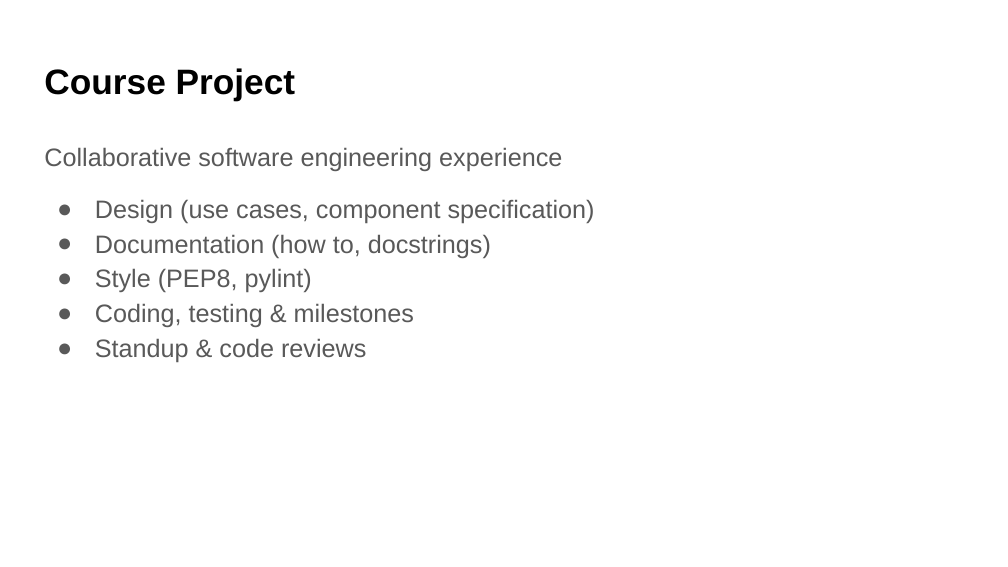
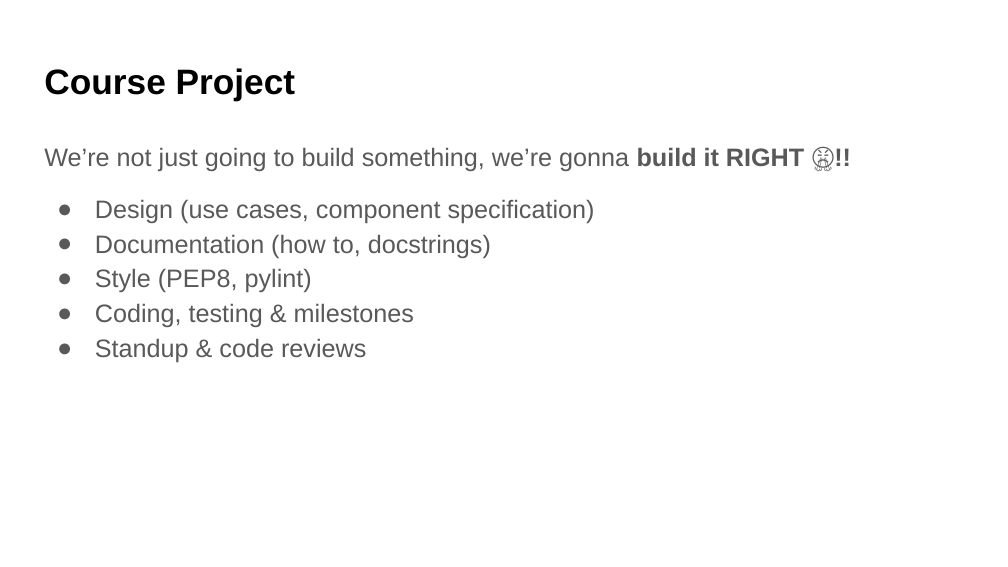
Before and after one commit to UWDATA515/lecture-materials, a slide deck: slide 8 of 01/DATA515_01_Introduction.pptx. Drawn at 1008x567 pixels with LibreOffice and Linux fonts; fonts in the diff are those of the drawing; background and template pictures are left out. Boxes give left, top, right and bottom in pixels: in the first picture for what was removed or moved away, otherwise in the second. Text is boxed around its words. In the diff, an @@ line names an element or a change of style, - is before the commit and + after.

```diff
--- a/01/DATA515_01_Introduction.pptx
+++ b/01/DATA515_01_Introduction.pptx
@@ text at (44, 147, 804, 171): text changed @@
-Collaborative software engineering experience
+We’re not just going to build something, we’re gonna build it RIGHT 😤!!
```
Also in this commit, not shown: 3 other slides changed, 3 slides added, 2 slides removed, 3 other files.
